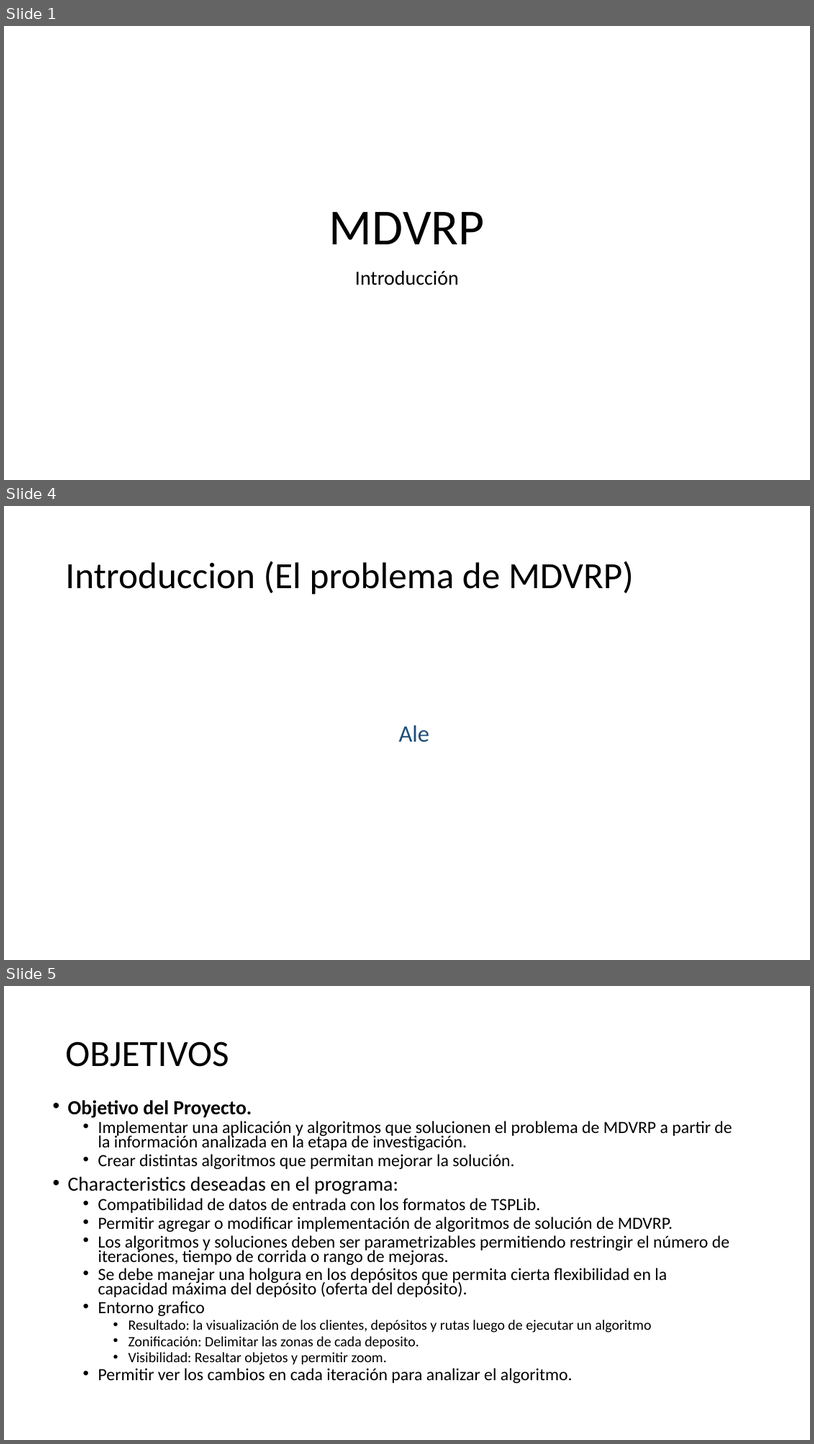
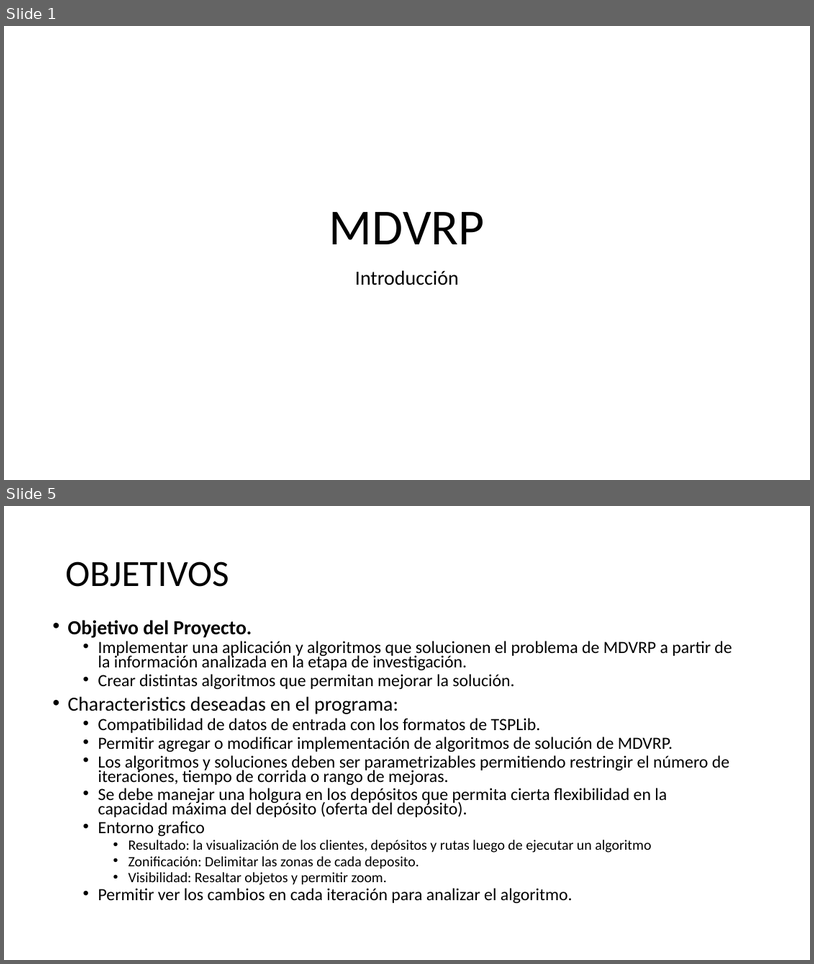
Before and after one commit to urubusale/proyvrp, a slide deck: Version/Documentación/MDVRP.pptx. Shown one above the other, each under a label of ours: slides 1, 4 and 5 before the commit, slides 1 and 5 after it; the slides between them are not shown. The pictures are 814x1444 and 814x964 pixels, drawn with LibreOffice and Linux fonts; fonts in the diff are those of the drawing. Boxes give left, top, right and bottom in pixels: in the first picture for what was removed or moved away, otherwise in the second. Text is boxed around its words. In the diff, an @@ line names an element or a change of style, - is before the commit and + after.

```diff
--- a/Version/Documentación/MDVRP.pptx
+++ b/Version/Documentación/MDVRP.pptx
@@ slide 4 removed at [4, 506, 810, 960], background #FFFFFF @@
@@ title removed at [65, 561, 634, 595] @@
-Introduccion (El problema de MDVRP)
@@ text removed at [399, 725, 430, 742] @@
-  Ale
```
Also in this commit, not shown: 4 slides changed, 1 slide added.
